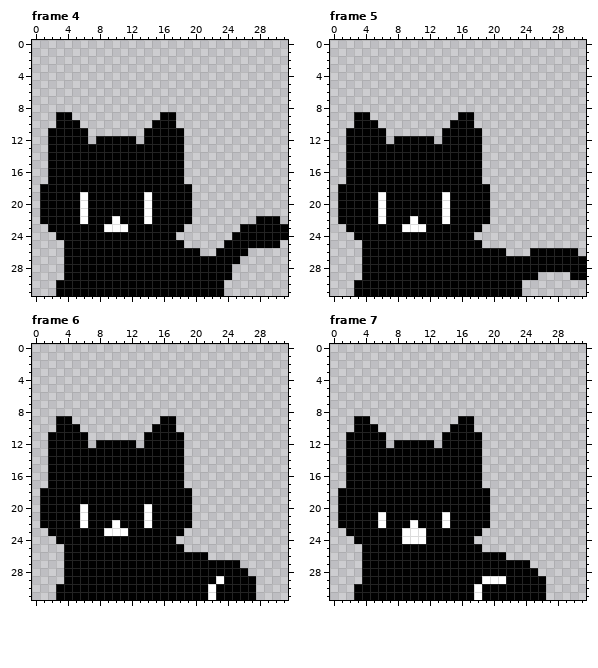
Two states of a pixel-art file, public/assets/sprites/cat/01/cat-01-pet-head/cat-01-pet-head.aseprite. The first picture shows the starting point.
32x32 pixels, 50 frames. Shown: frame 4, frame 5, frame 6, frame 7. The commit also changed other frames, which this record leaves out.
Once edited:
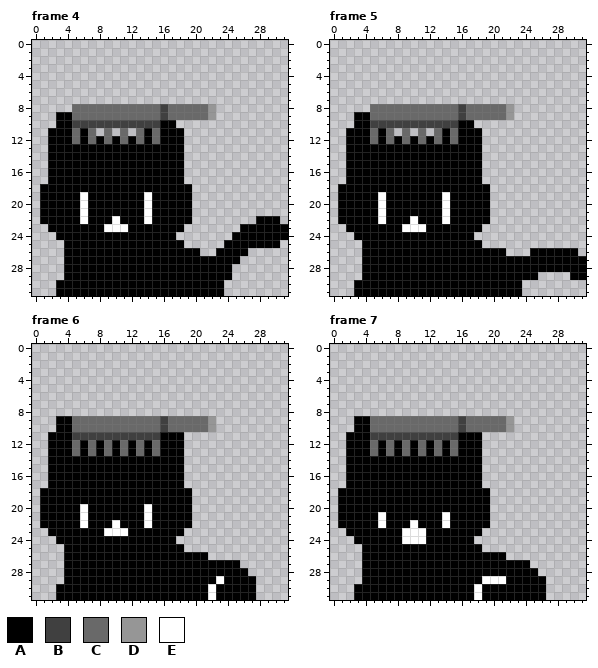
Palette (. is transparent): A #000000  B #404040  C #696969  D #969696  E #ffffff
Change:
layer "Layer 4" added
Frame 4, layer "Layer 4":
Colour B now appears in row 8 at x 16; in row 10 at x 6 to 14.
The author changed colour A to colour B in row 9 at x 16; in row 10 at x 5 and 15.
Colour C now appears in row 8 at x 5 to 15 and 17 to 21; in row 9 at x 5 to 15 and 18 to 21; in row 11 at x 7, 9, 11 and 13; in row 12 at x 7 and 13.
The author changed colour A to colour C in row 9 at x 17; in row 11 at x 5 and 15; in row 12 at x 5, 9, 11 and 15.
Colour D now appears in rows 8 to 9 at x 22.
Frame 5, layer "Layer 4": the same change as frame 4
Frame 6, layer "Layer 4":
Colour B now appears in row 11 at x 7 to 13.
The author changed colour A to colour B in rows 9 to 10 at x 16; in row 11 at x 5 to 6 and 14 to 15.
Colour C now appears in row 9 at x 5 to 15 and 18 to 21; in row 10 at x 6 to 14 and 18 to 21; in row 12 at x 7 and 13.
The author changed colour A to colour C in row 9 at x 17; in row 10 at x 5, 15 and 17; in row 12 at x 5, 9, 11 and 15; in row 13 at x 5, 7, 9, 11, 13 and 15.
Colour D now appears in rows 9 to 10 at x 22.
Frame 7, layer "Layer 4": the same change as frame 6
Boxes around the changes in both pictures, in picture pixels (x1, y1, x2, y2):
changed: (72, 104, 216, 144)
changed: (370, 104, 514, 144)
changed: (72, 416, 216, 456)
changed: (370, 416, 514, 456)
